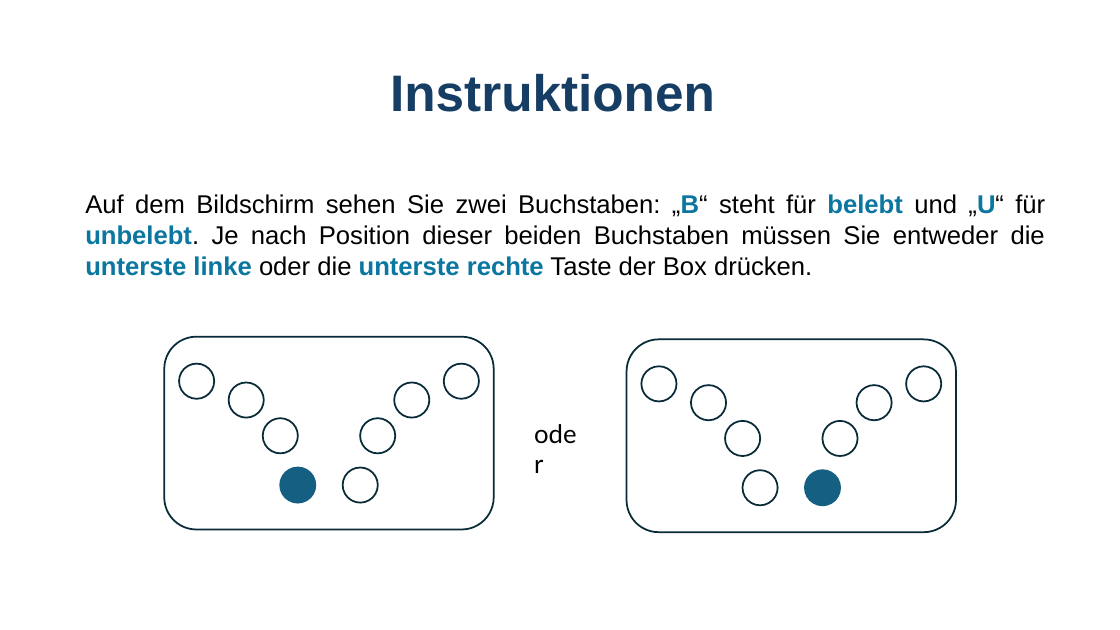
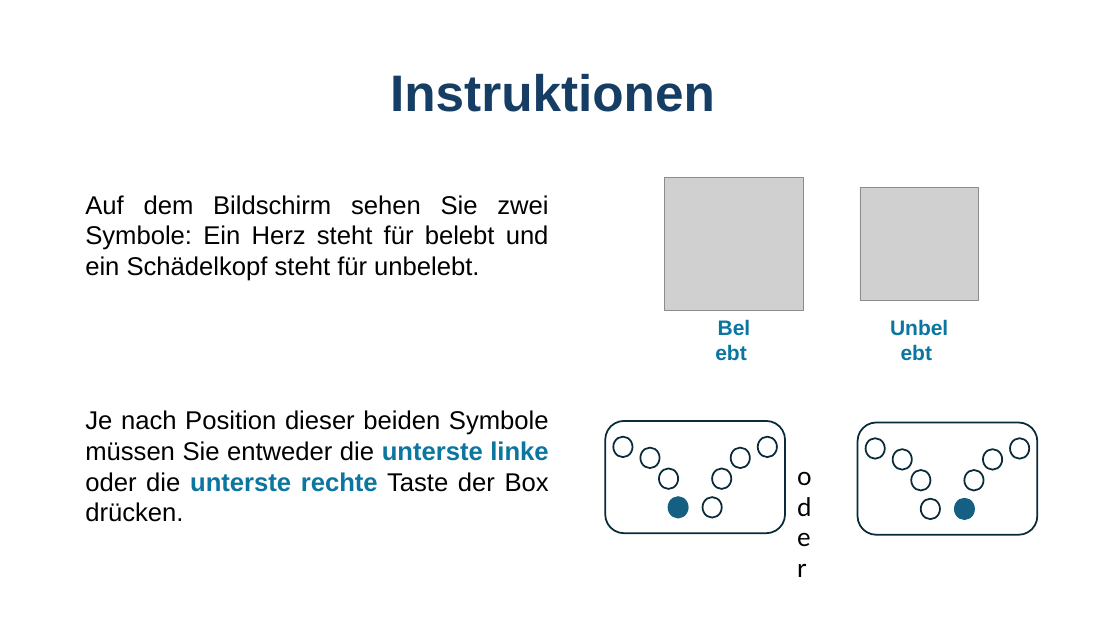
Before and after one commit to GidonFrischkorn/Ambizione-IndividualDifferencesStudy, a slide deck: slide 3 of tasks/word-judgement-changingSR/assets/Instructions_wordschangeSRBOX.pptx. Drawn at 1120x630 pixels with LibreOffice and Linux fonts; fonts in the diff are those of the drawing; grey boxes stand for pictures. Boxes give left, top, right and bottom in pixels: in the first picture for what was removed or moved away, otherwise in the second. Text is boxed around its words. In the diff, an @@ line names an element or a change of style, - is before the commit and + after.

```diff
--- a/tasks/word-judgement-changingSR/assets/Instructions_wordschangeSRBOX.pptx
+++ b/tasks/word-judgement-changingSR/assets/Instructions_wordschangeSRBOX.pptx
@@ text at (x1=85, y1=195, x2=549, y2=522): text changed @@
-Auf dem Bildschirm sehen Sie zwei Buchstaben: „B“ steht für belebt und „U“ für unbelebt. Je nach Position dieser beiden Buchstaben müssen Sie entweder die unterste linke oder die unterste rechte Taste der Box drücken.
+Auf dem Bildschirm sehen Sie zwei Symbole: Ein Herz steht für belebt und ein Schädelkopf steht für unbelebt.
+Je nach Position dieser beiden Symbole müssen Sie entweder die unterste linke oder die unterste rechte Taste der Box drücken.
@@ group added at (x1=665, y1=178, x2=979, y2=334): 2 pictures, 2 texts @@
+Belebt
+Unbelebt
@@ rounded rectangle resized from (x1=165, y1=337, x2=494, y2=530) to (x1=606, y1=421, x2=786, y2=534) @@
@@ ellipse resized from (x1=179, y1=364, x2=214, y2=399) to (x1=613, y1=437, x2=633, y2=457) @@
@@ ellipse resized from (x1=229, y1=382, x2=264, y2=418) to (x1=640, y1=448, x2=660, y2=468) @@
@@ ellipse resized from (x1=394, y1=382, x2=429, y2=418) to (x1=731, y1=448, x2=750, y2=468) @@
@@ ellipse resized from (x1=444, y1=364, x2=479, y2=399) to (x1=758, y1=437, x2=777, y2=457) @@
@@ rounded rectangle resized from (x1=627, y1=339, x2=956, y2=533) to (x1=858, y1=423, x2=1038, y2=535) @@
@@ ellipse resized from (x1=642, y1=366, x2=677, y2=402) to (x1=866, y1=439, x2=886, y2=459) @@
@@ ellipse resized from (x1=907, y1=366, x2=942, y2=402) to (x1=1011, y1=439, x2=1030, y2=459) @@
@@ ellipse resized from (x1=263, y1=418, x2=298, y2=454) to (x1=660, y1=469, x2=679, y2=489) @@
@@ ellipse resized from (x1=360, y1=418, x2=396, y2=454) to (x1=712, y1=469, x2=732, y2=489) @@
@@ text "oder" rewrapped from (x1=526, y1=413, x2=594, y2=453) to (x1=789, y1=455, x2=826, y2=478) @@
@@ ellipse resized from (x1=691, y1=385, x2=727, y2=420) to (x1=893, y1=450, x2=912, y2=470) @@
@@ ellipse resized from (x1=725, y1=421, x2=760, y2=456) to (x1=912, y1=471, x2=931, y2=491) @@
@@ ellipse resized from (x1=823, y1=421, x2=858, y2=456) to (x1=965, y1=471, x2=984, y2=491) @@
@@ ellipse resized from (x1=857, y1=385, x2=892, y2=420) to (x1=983, y1=450, x2=1002, y2=470) @@
@@ ellipse resized from (x1=281, y1=468, x2=316, y2=503) to (x1=669, y1=497, x2=688, y2=518) @@
@@ ellipse resized from (x1=343, y1=468, x2=378, y2=503) to (x1=702, y1=497, x2=722, y2=518) @@
@@ ellipse resized from (x1=743, y1=471, x2=778, y2=506) to (x1=921, y1=499, x2=940, y2=519) @@
@@ ellipse resized from (x1=805, y1=471, x2=840, y2=506) to (x1=955, y1=499, x2=975, y2=519) @@
```
Also in this commit, not shown: 3 other slides changed, 12 other files.
